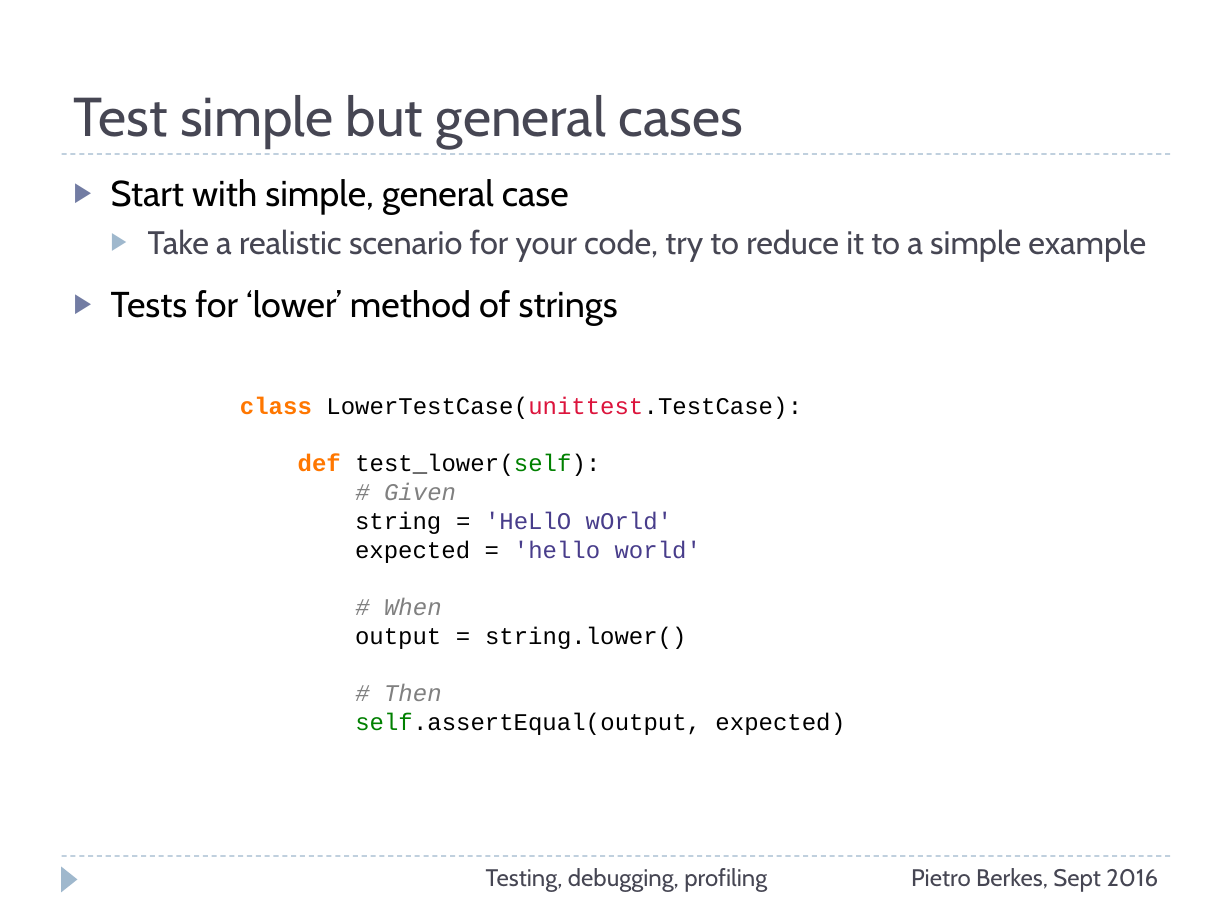
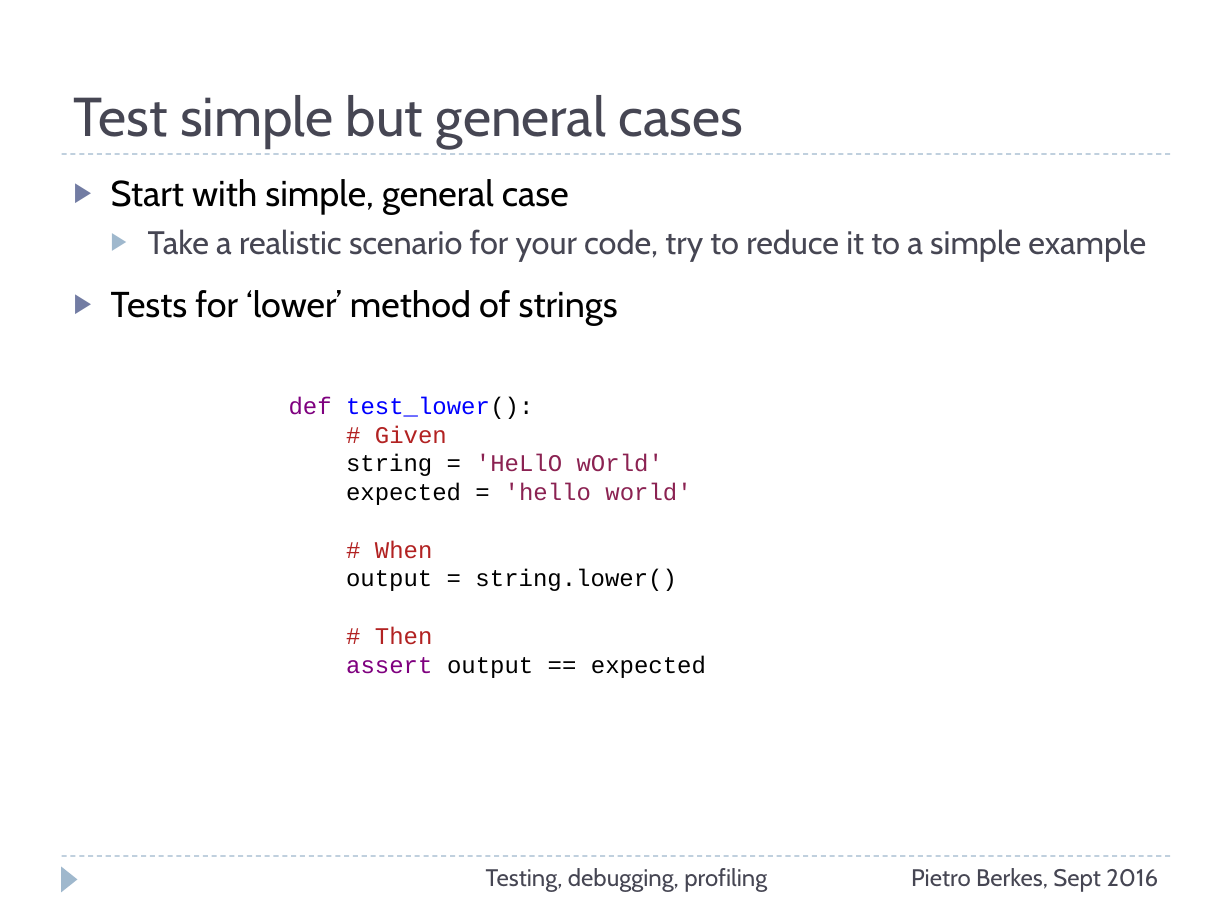
Before and after one commit to ASPP/testing_debugging_profiling, a slide deck: slide 38 of testing-debugging-profiling.pptx (slide 39 before the commit). Drawn at 1232x924 pixels with LibreOffice and Linux fonts; fonts in the diff are those of the drawing. Boxes give left, top, right and bottom in pixels: in the first picture for what was removed or moved away, otherwise in the second. Text is boxed around its words. In the diff, an @@ line names an element or a change of style, - is before the commit and + after.

```diff
--- a/testing-debugging-profiling.pptx
+++ b/testing-debugging-profiling.pptx
@@ text at bbox=[289, 396, 706, 678]: text changed @@
-class LowerTestCase(unittest.TestCase):
-def test_lower(self):
-# Given
-string = 'HeLlO wOrld'
-expected = 'hello world'
-# When
-output = string.lower()
-# Then
-self.assertEqual(output, expected)
+def test_lower():
+# Given
+string = 'HeLlO wOrld'
+expected = 'hello world'
+# When
+output = string.lower()
+# Then
+assert output == expected
```
Also in this commit, not shown: 12 other slides changed, 1 slide added, 1 slide removed, 1 other file.
